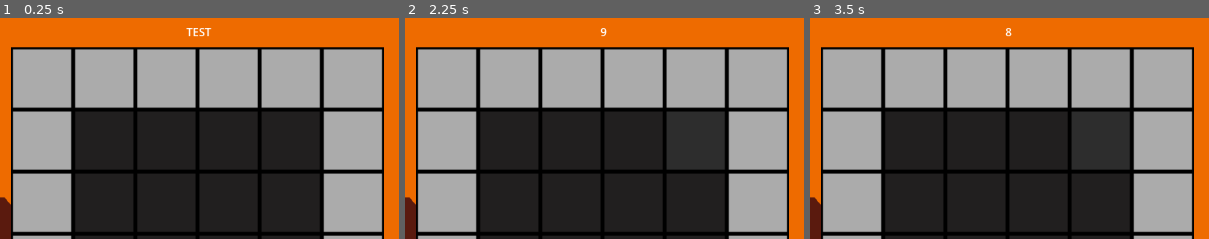
Above: before the commit, frames 1-3 (left to right).
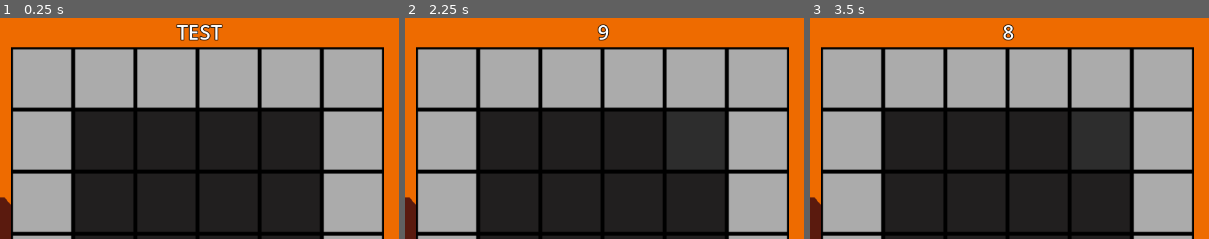
Above: after the commit, the same moments.

Repository: Ace238/Cave_Explorer
Game: Godot game, scene res://Excavation Game/excavation_game.tscn
Same seed, same stepped clock (60 frames per second), same inputs: the game is played once before the commit and once after it. The project has no main scene, so this scene is started directly.
Inputs (mouse positions are % of the whole screen's width and height, from its top left):
- Up to frame 1 (0.25 s): no input
- Up to frame 2 (2.25 s): tap Enter at 0.5, 2 s; move the mouse to (72, 44) at 0.52 s; click (72, 44) at 0.67 s; tap Space at 1.25 s; move the mouse to (30, 54) at 1.27 s; click (30, 54) at 1.42 s; move the mouse to (60, 27) at 2.02 s; click (60, 27) at 2.17 s
- Up to frame 3 (3.5 s): tap Space at 2.75 s; move the mouse to (45, 70) at 2.77 s; click (45, 70) at 2.92 s
The pictures show only the part of the screen within x 25-75%, y 0-50%; the shares and areas given below are measured in that part.

The runs differ from the first frame. In frame 1, 0.6% of the frame differs, in the area x 44-56%, y 2-11%; in frame 2, 0.2%; in frame 3, 0.2%.

Commit message:
Updated wall health text.

Diff:
--- a/Excavation Game/excavation_game.tscn
+++ b/Excavation Game/excavation_game.tscn
@@ -1,11 +1,33 @@
-[gd_scene load_steps=4 format=3 uid="uid://ct4gbb5lgrybp"]
+[gd_scene load_steps=5 format=3 uid="uid://ct4gbb5lgrybp"]
 
 [ext_resource type="Script" path="res://Excavation Game/excavation_game.gd" id="1_rh2vo"]
 [ext_resource type="TileSet" uid="uid://bd2ugbifvlo03" path="res://Art/Excavation_Game_Art/Tile_Sets/cell_tile_set.tres" id="2_pswh3"]
 [ext_resource type="Texture2D" uid="uid://bex6cgfwm11wb" path="res://Art/Backgrounds/red_dusk_background.png" id="3_voerb"]
 
+[sub_resource type="LabelSettings" id="LabelSettings_vku2x"]
+font_size = 29
+outline_size = 4
+outline_color = Color(0, 0, 0, 1)
+
 [node name="Excavation Game" type="Node2D"]
 script = ExtResource("1_rh2vo")
+
+[node name="wall_health" type="Label" parent="."]
+anchors_preset = 8
+anchor_left = 0.5
+anchor_top = 0.5
+anchor_right = 0.5
+anchor_bottom = 0.5
+offset_left = 560.0
+offset_top = 16.0
+offset_right = 596.0
+offset_bottom = 42.0
+grow_horizontal = 2
+grow_vertical = 2
+text = "TEST"
+label_settings = SubResource("LabelSettings_vku2x")
+horizontal_alignment = 1
+vertical_alignment = 1
 
 [node name="my_map" type="TileMap" parent="."]
 position = Vector2(576, 320)
@@ -33,19 +55,3 @@
 z_index = -3
 position = Vector2(576, 320)
 texture = ExtResource("3_voerb")
-
-[node name="wall_health" type="Label" parent="."]
-anchors_preset = 8
-anchor_left = 0.5
-anchor_top = 0.5
-anchor_right = 0.5
-anchor_bottom = 0.5
-offset_left = 560.0
-offset_top = 16.0
-offset_right = 596.0
-offset_bottom = 42.0
-grow_horizontal = 2
-grow_vertical = 2
-text = "TEST"
-horizontal_alignment = 1
-vertical_alignment = 1
